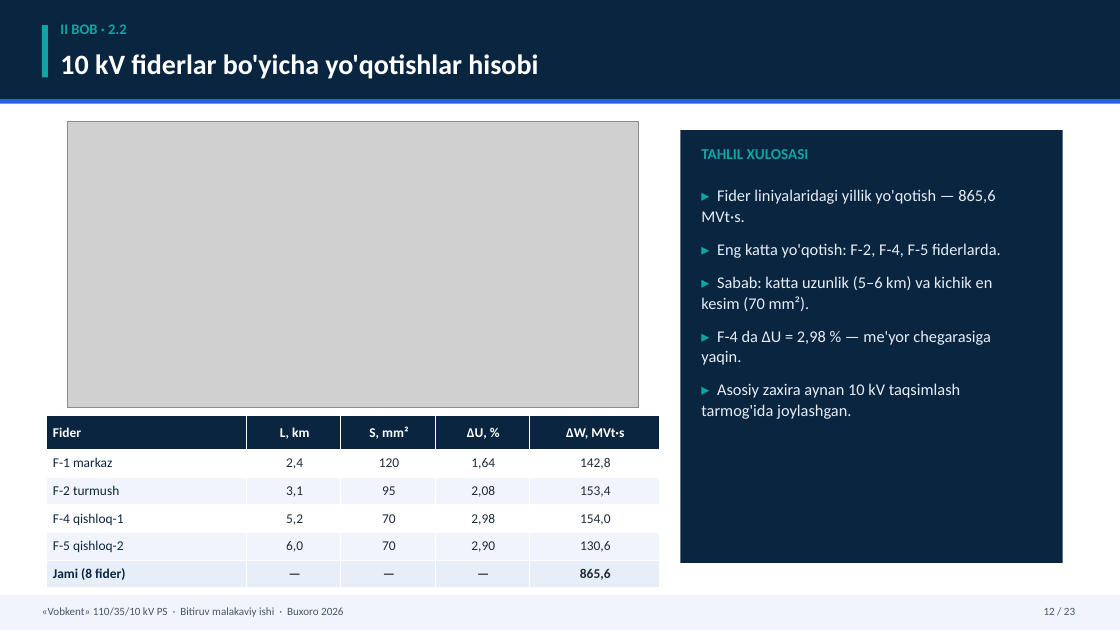
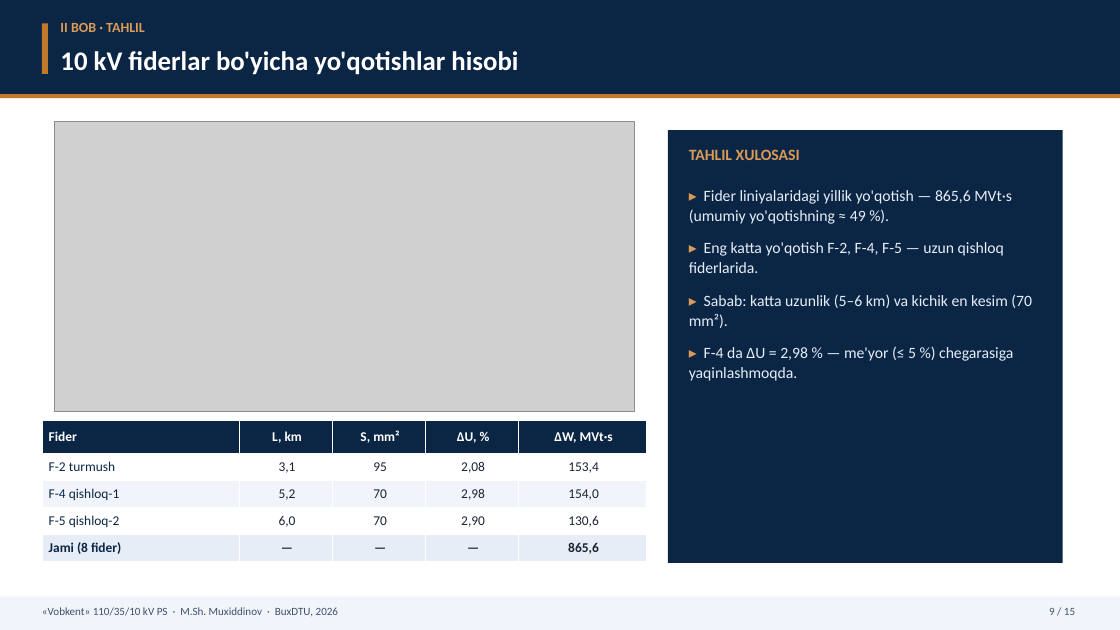
Before and after one commit to sherzod6114/-C-Users-Sherzod-Desktop-BMI_final_v5.docx-, a slide deck: slide 9 of Prezentatsiya_Vobkent_BMI.pptx (slide 12 before the commit). Drawn at 1120x630 pixels with LibreOffice and Linux fonts; fonts in the diff are those of the drawing; grey boxes stand for pictures. Boxes give left, top, right and bottom in pixels: in the first picture for what was removed or moved away, otherwise in the second. Text is boxed around its words. In the diff, an @@ line names an element or a change of style, - is before the commit and + after.

```diff
--- a/Prezentatsiya_Vobkent_BMI.pptx
+++ b/Prezentatsiya_Vobkent_BMI.pptx
@@ rectangle resized from (x1=0, y1=0, x2=1120, y2=99) to (x1=0, y1=0, x2=1120, y2=94) @@
@@ rectangle at (x1=0, y1=0, x2=1120, y2=94): fill #0A2540 to #0B2545 @@
@@ rectangle at (x1=42, y1=24, x2=48, y2=74): fill #0EA5A4 to #C0792B @@
@@ text at (x1=60, y1=23, x2=145, y2=32): text changed; size 12.5 to 12 pt; text colour #0EA5A4 to #D99B57 @@
-II BOB · 2.2
+II BOB · TAHLIL
@@ text "10 kV fiderlar bo'yicha yo'qotishlar ..." at (x1=60, y1=51, x2=518, y2=75): size 24 to 23 pt @@
@@ rectangle moved from (x1=0, y1=99, x2=1120, y2=104) to (x1=0, y1=94, x2=1120, y2=98) @@
@@ rectangle at (x1=0, y1=94, x2=1120, y2=98): fill #2563EB to #C0792B @@
@@ picture resized from (x1=67, y1=122, x2=639, y2=408) to (x1=55, y1=122, x2=634, y2=412) @@
@@ rectangle at (x1=668, y1=130, x2=1063, y2=563): fill #0A2540 to #0B2545 @@
@@ rectangle resized from (x1=681, y1=130, x2=1063, y2=563) to (x1=668, y1=130, x2=1063, y2=563) @@
@@ text "TAHLIL XULOSASI" moved from (x1=701, y1=149, x2=809, y2=159) to (x1=689, y1=149, x2=800, y2=160) @@
@@ text "TAHLIL XULOSASI" at (x1=689, y1=149, x2=800, y2=160): size 13 to 13.5 pt, text colour #0EA5A4 to #D99B57 @@
@@ text at (x1=689, y1=190, x2=1012, y2=273): text changed; size 14 to 13.5 pt @@
-▸ Fider liniyalaridagi yillik yo'qotish — 865,6 MVt·s.
-▸ Eng katta yo'qotish: F-2, F-4, F-5 fiderlarda.
+▸ Fider liniyalaridagi yillik yo'qotish — 865,6 MVt·s (umumiy yo'qotishning ≈ 49 %).
+▸ Eng katta yo'qotish F-2, F-4, F-5 — uzun qishloq fiderlarida.
@@ text "▸ Fider liniyalaridagi yillik yo'qotish ..." moved from (x1=701, y1=189, x2=1001, y2=419) to (x1=689, y1=190, x2=1032, y2=381) @@
@@ text at (x1=689, y1=294, x2=1032, y2=328): size 14 to 13.5 pt in "▸ Sabab: katta uzunlik (5–6 km) va ..."; text colour #0EA5A4 to #D99B57 in "▸"; line spacing 1.04 to 1.05 @@
@@ text at (x1=689, y1=347, x2=1013, y2=381): text changed; size 14 to 13.5 pt @@
-▸ F-4 da ΔU = 2,98 % — me'yor chegarasiga yaqin.
-▸ Asosiy zaxira aynan 10 kV taqsimlash tarmog'ida joylashgan.
+▸ F-4 da ΔU = 2,98 % — me'yor (≤ 5 %) chegarasiga yaqinlashmoqda.
@@ table at (x1=42, y1=420, x2=647, y2=561) @@
-row 2: F-1 markaz | 2,4 | 120 | 1,64 | 142,8
@@ table resized from (x1=46, y1=416, x2=659, y2=588) to (x1=42, y1=420, x2=647, y2=561) @@
@@ text at (x1=42, y1=607, x2=338, y2=616): text changed; text colour #475569 to #41506B @@
-«Vobkent» 110/35/10 kV PS · Bitiruv malakaviy ishi · Buxoro 2026
+«Vobkent» 110/35/10 kV PS · M.Sh. Muxiddinov · BuxDTU, 2026
@@ text at (x1=1049, y1=608, x2=1075, y2=615): text changed; text colour #475569 to #41506B @@
-12 / 23
+9 / 15
```
Also in this commit, not shown: 10 other slides changed, 4 slides added, 12 slides removed, 14 other files.
